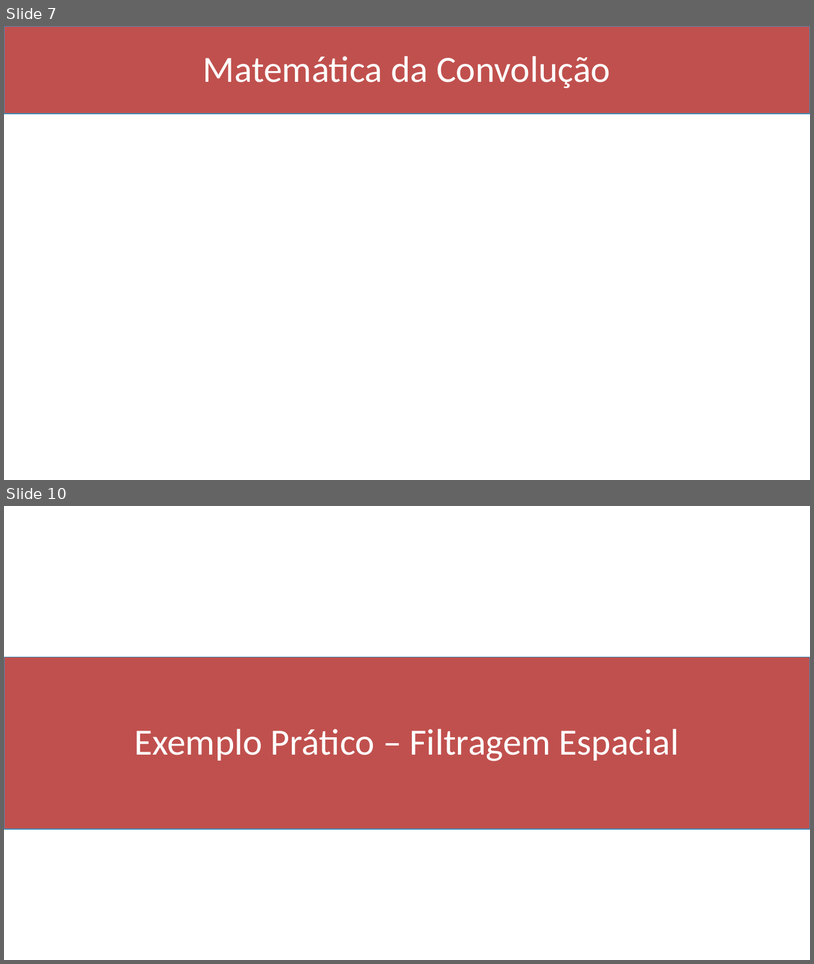
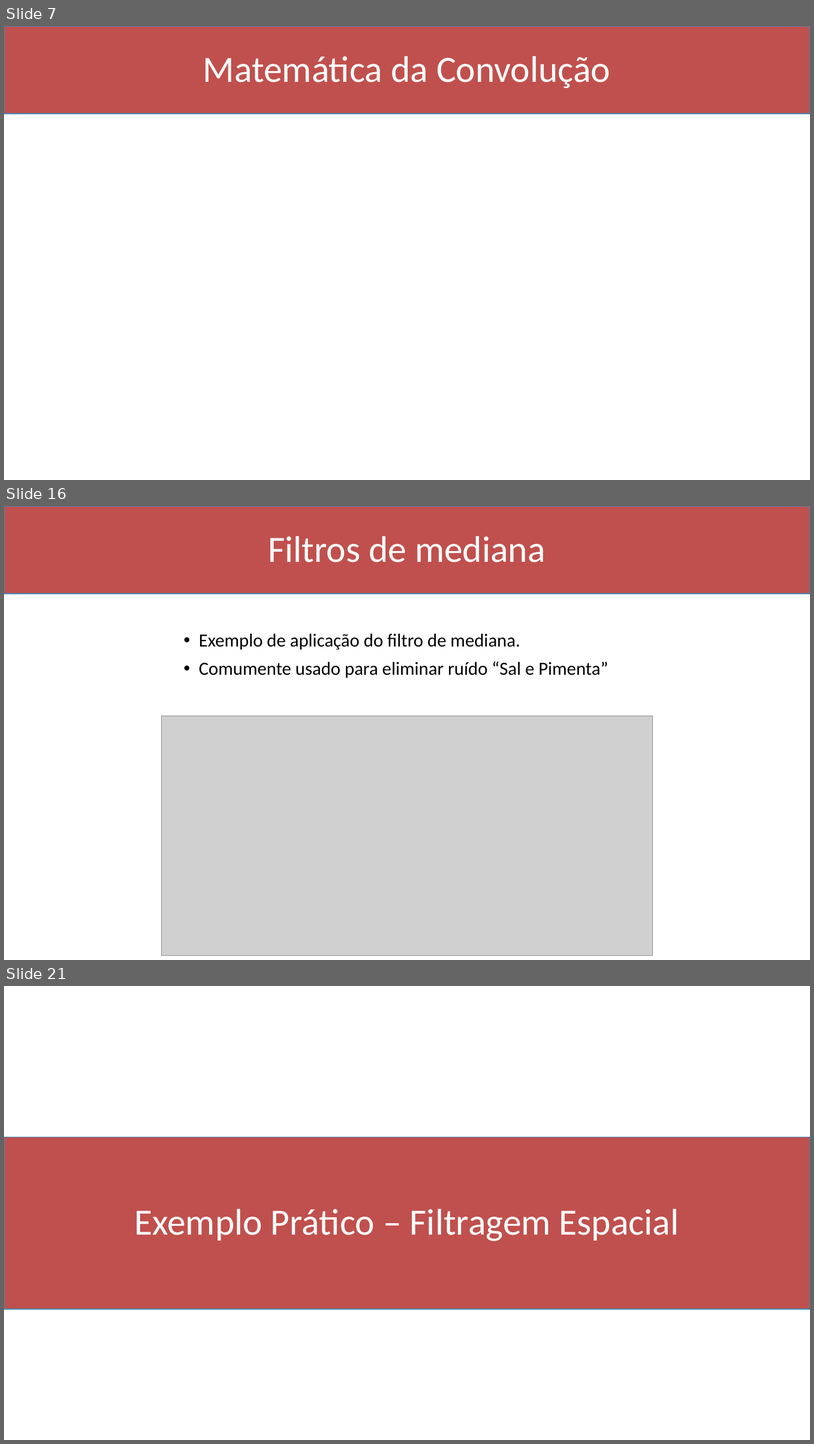
Before and after one commit to Marcio-Salmazo/Aulas, a slide deck: UNIUBE-PDI/Slides/05 - Convolucao.pptx. Shown one above the other, each under a label of ours: slides 7 and 10 before the commit, slides 7, 16 and 21 after it; the slides between them are not shown. The pictures are 814x964 and 814x1444 pixels, drawn with LibreOffice and Linux fonts; fonts in the diff are those of the drawing; grey boxes stand for pictures. Boxes give left, top, right and bottom in pixels: in the first picture for what was removed or moved away, otherwise in the second. Text is boxed around its words. In the diff, an @@ line names an element or a change of style, - is before the commit and + after.

```diff
--- a/UNIUBE-PDI/Slides/05 - Convolucao.pptx
+++ b/UNIUBE-PDI/Slides/05 - Convolucao.pptx
@@ slide 16 added at (4,506,810,960), background #FFFFFF @@
@@ rectangle added at (4,506,810,594), fill #C0504D, outline #418AB3 1 pt @@
@@ title added at (268,536,546,562), 44 pt, text #FFFFFF @@
+Filtros de mediana
@@ text added at (199,633,608,678), 22 pt, text #000000 @@
+• Exemplo de aplicação do filtro de mediana.
+• Comumente usado para eliminar ruído “Sal e Pimenta”
@@ picture added at (161,716,653,955) @@
@@ what was slide 10 is now slide 21 @@
```
Also in this commit, not shown: 2 slides changed, 10 other slides added, 2 other files.
